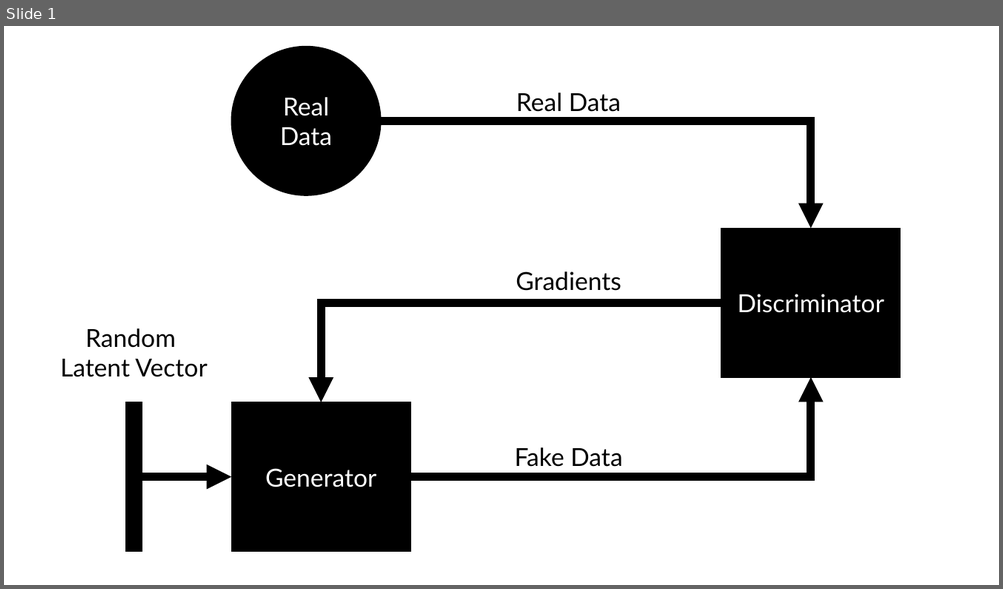
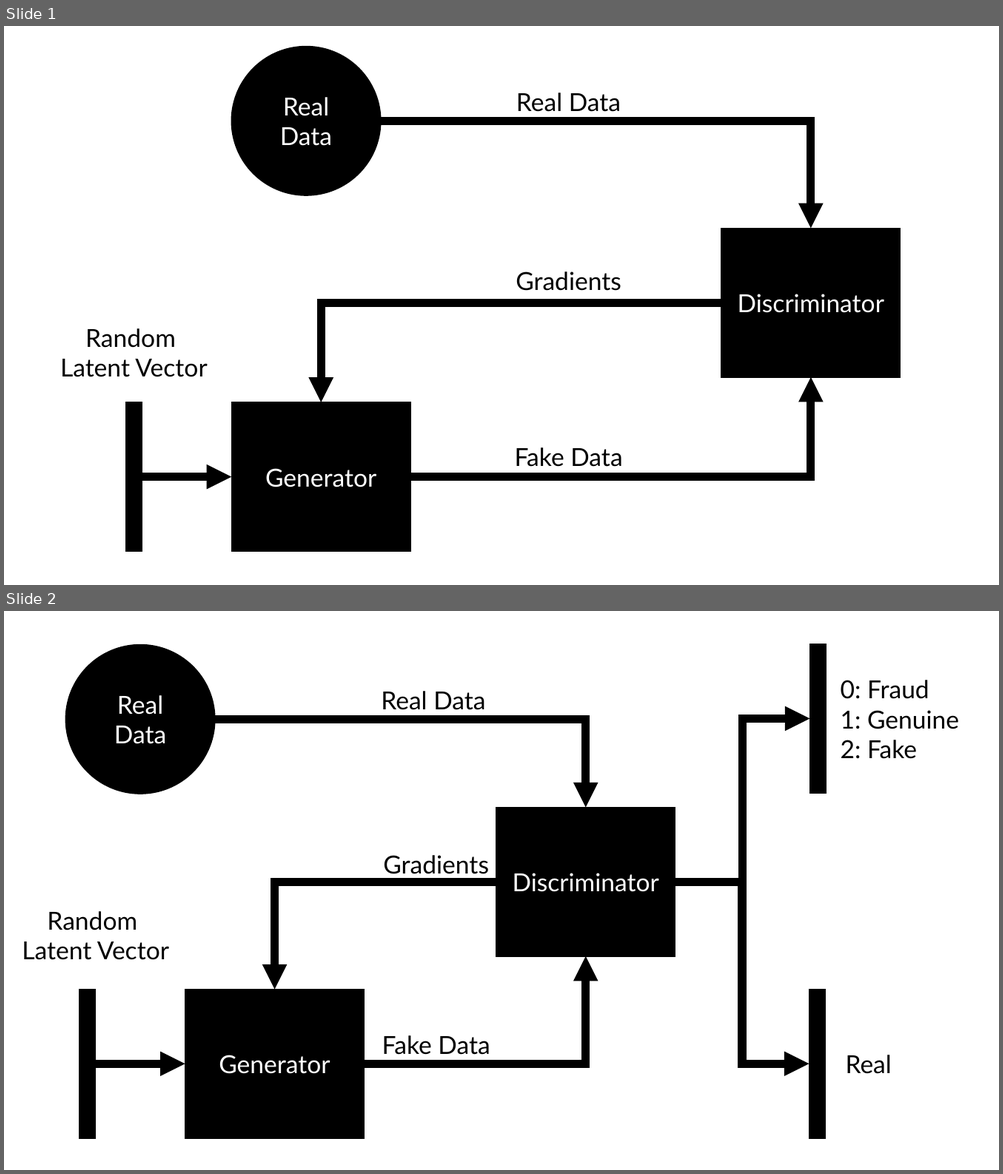
Before and after one commit to kishorrit/MLF, a slide deck: assets/pp files/Gan Scheme.pptx. Shown one above the other, each under a label of ours: slide 1 before the commit, slides 1 and 2 after it. The pictures are 1003x589 and 1003x1174 pixels, drawn with LibreOffice and Linux fonts; fonts in the diff are those of the drawing. Boxes give left, top, right and bottom in pixels: in the first picture for what was removed or moved away, otherwise in the second. Text is boxed around its words. In the diff, an @@ line names an element or a change of style, - is before the commit and + after.

```diff
--- a/assets/pp files/Gan Scheme.pptx
+++ b/assets/pp files/Gan Scheme.pptx
@@ slide 2 added at (x1=4, y1=611, x2=999, y2=1170), background #FFFFFF @@
@@ ellipse added at (x1=66, y1=644, x2=215, y2=794), fill #000000, outline #000000 1 pt, 24 pt, text #FFFFFF @@
+Real Data
@@ rectangle added at (x1=810, y1=644, x2=826, y2=793), fill #000000, outline #000000 1 pt @@
@@ text added at (x1=381, y1=691, x2=485, y2=710), 24 pt, text #000000 @@
+Real Data
@@ text added at (x1=840, y1=680, x2=959, y2=759), 24 pt, text #000000 @@
+0: Fraud
+1: Genuine
+2: Fake
@@ elbow arrow added from (215, 719) to (586, 807), #000000 8 pt @@
@@ elbow arrow added from (675, 882) to (810, 718), #000000 8 pt @@
@@ rectangle added at (x1=496, y1=807, x2=675, y2=957), fill #000000, outline #000000 1 pt, 24 pt, text #FFFFFF @@
+Discriminator
@@ text added at (x1=383, y1=855, x2=489, y2=879), 24 pt, text #000000 @@
+Gradients
@@ elbow arrow added from (496, 882) to (275, 989), #000000 8 pt @@
@@ elbow arrow added from (675, 882) to (809, 1064), #000000 8 pt @@
@@ text added at (x1=22, y1=911, x2=169, y2=960), 24 pt, text #000000 @@
+Random
+Latent Vector
@@ elbow arrow added from (364, 1064) to (586, 957), #000000 8 pt @@
@@ rectangle added at (x1=79, y1=989, x2=96, y2=1139), fill #000000, outline #000000 1 pt @@
@@ rectangle added at (x1=185, y1=989, x2=364, y2=1139), fill #000000, outline #000000 1 pt, 24 pt, text #FFFFFF @@
+Generator
@@ rectangle added at (x1=809, y1=989, x2=825, y2=1139), fill #000000, outline #000000 1 pt @@
@@ text added at (x1=382, y1=1036, x2=489, y2=1055), 24 pt, text #000000 @@
+Fake Data
@@ arrow added from (96, 1064) to (185, 1064), #000000 8 pt @@
@@ text added at (x1=845, y1=1055, x2=891, y2=1074), 24 pt, text #000000 @@
+Real
```
Also in this commit, not shown: 3 other files.
